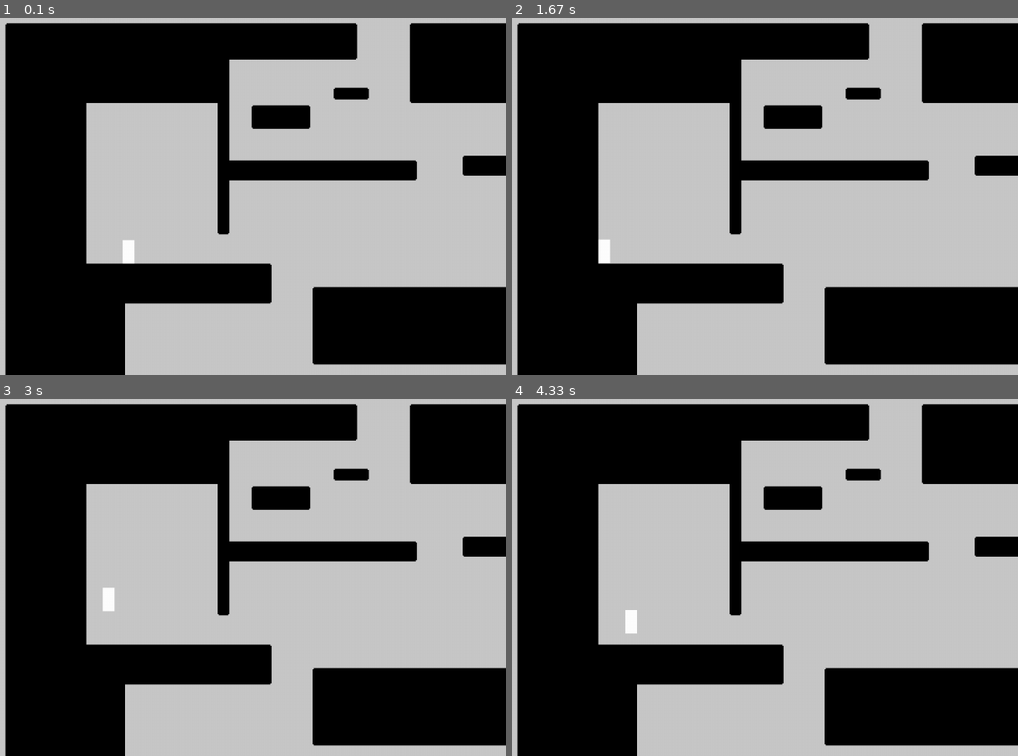
Above: before the commit, frames 1-4 (two rows, left to right).
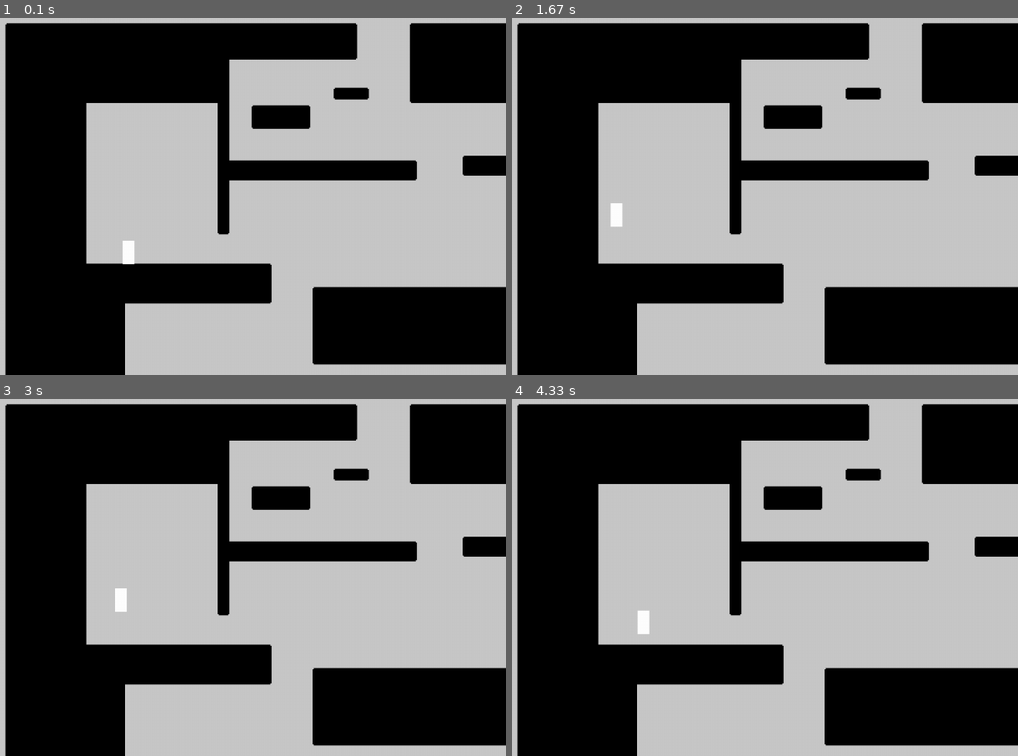
Above: after the commit, the same moments.

Repository: dast3rr/pygameproject_2DPlaformer
Game: pygame game, started from code/main.py
Two runs of this game, one before a commit and one after it. Both use one fixed random seed, a clock stepped at 60 frames per second and the inputs below.
Inputs:
- Up to frame 1 (0.1 s): no input
- Up to frame 2 (1.67 s): hold Space 0.33-0.87 s; hold A 0.33-0.87 s; hold Shift 0.9-1.43 s; hold A 0.9-1.43 s; tap Space at 0.97, 1.27 s
- Up to frame 3 (3 s): hold D from 2.53 s (still down); tap Space at 2.6, 2.9 s
- Up to frame 4 (4.33 s): release D at 3.17 s; hold A 3.2-3.67 s; tap Space at 3.27, 3.57, 3.77, 4.07, 4.27 s; hold D 3.7-4.17 s; hold D from 4.2 s (still down)

The runs differ from the first frame. In frame 1, less than 0.1% of the frame differs, in the area x 24-27%, y 62-70%; in frame 2, 0.3%, in the area x 17-22%, y 51-69%; in frame 3, 0.3%; in frame 4, 0.3%.

Commit message:
Часть задания выполнена + ТЗ Доработки прыжков. Добавил прыжок от стены.

Diff:
--- a/code/graphics.py
+++ b/code/graphics.py
@@ -47,7 +47,7 @@
         self.image = pygame.Surface((a + 2, b + 2),
                                     pygame.SRCALPHA, 32)
         self.cords = (w // 3 + x * 2, h // 6 + y * 2, a, b)
-        self.rect = pygame.Rect(w // 3 + x * 2 - 1, h // 6 + y * 2 - 1, a + 2, b + 3)
+        self.rect = pygame.Rect(w // 3 + x * 2 - 1, h // 6 + y * 2 - 1, a + 2, b + 2)
         pygame.draw.rect(screen, 'white', self.rect)
 
     def update(self):
@@ -59,9 +59,6 @@
 
     def get_ver(self):
         return pygame.sprite.spritecollideany(self, vertical_platforms)
-
-
-
 
 
 # класс стен
--- a/code/main.py
+++ b/code/main.py
@@ -21,7 +21,10 @@
 
     # пустое значение
     start_jump_altitude = -100000
+    start_jump_from_wall_position = 0
     jump = False
+    jump_from_wall = False
+    speeds_before_jump = [0, 0]
 
     # Создаю чёрные прямоугольники стен по кординатам из data.py
     for cord in cords:
@@ -45,11 +48,16 @@
             # если нажаты клавиши
             elif event.type == pygame.KEYDOWN:
                 keys = pygame.key.get_pressed()
-
                 if keys[pygame.K_d]:
-                    right = 1
+                    if not jump_from_wall:
+                        right = 1
+                    else:
+                        speeds_before_jump[0] = 1
                 if keys[pygame.K_a]:
-                    left = -1
+                    if not jump_from_wall:
+                        left = -1
+                    else:
+                        speeds_before_jump[1] = -1
 
                 # если нажат shift то ускоряется
                 if keys[pygame.K_LSHIFT]:
@@ -58,14 +66,28 @@
                     move_speed = 80
 
                 # при нажатии на пробел - прыжок
-                if keys[pygame.K_SPACE] and (main_character.get_hor() or main_character.get_ver()):
+                if event.key == pygame.K_SPACE and (main_character.get_hor() or main_character.get_ver()):
                     start_jump_altitude = main_character.rect.y + 1
                     main_character.rect.y -= 2
                     if main_character.get_ver() and main_character.get_hor():
+                        main_character.rect.x += 1
+                        if main_character.get_ver():
+                            main_character.rect.x -= 2
+                    jump = True
+                    if main_character.get_ver():
+                        jump_from_wall = True
+                        speeds_before_jump = [0, 0]
                         main_character.rect.x -= 1
                         if main_character.get_ver():
-                            main_character.rect.x += 2
-                    jump = True
+                            right = 1
+                            left = 0
+                        else:
+                            right = 0
+                            left = -1
+                        main_character.rect.x += 1
+                        start_jump_from_wall_position = main_character.rect.x
+                    else:
+                        jump_from_wall = False
 
             # если отпускается какая-либо клавиша
             elif event.type == pygame.KEYUP:
@@ -96,20 +118,25 @@
             if main_character.get_ver():
                 if condition:
                     main_character.rect.x -= move_hor
+                jump = False
                 break
 
-        if main_character.get_ver():
+        if main_character.get_ver() and not jump:
             fall_speed = 60
-        else:
+        elif not jump:
             fall_speed = 120
         if jump:
             # при прыжке, на самой верхней точке скорость меньше
             fall_speed = -(60 - start_jump_altitude + main_character.rect.y) * 5
-            print(fall_speed)
             if not fall_speed:
                 jump = False
                 fall_speed = 120
 
+        if jump_from_wall:
+            if abs(main_character.rect.x - start_jump_from_wall_position) > 20:
+                jump_from_wall = False
+                right, left = speeds_before_jump
+                speeds_before_jump = [0, 0]
 
         if fall_speed:
             # падение и скольжение
@@ -130,8 +157,6 @@
                         main_character.rect.y -= fall_speed // abs(fall_speed)
                     break
 
-
-
         # отрисовываю все группы спрайтов
         platforms.draw(screen)
         platforms.update()
